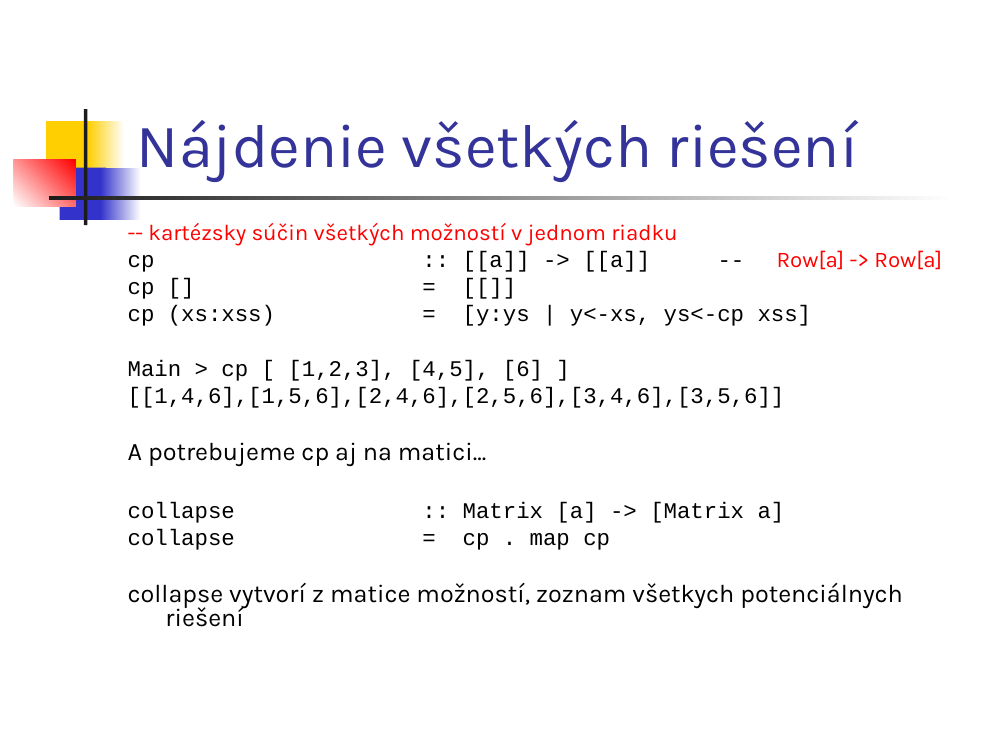
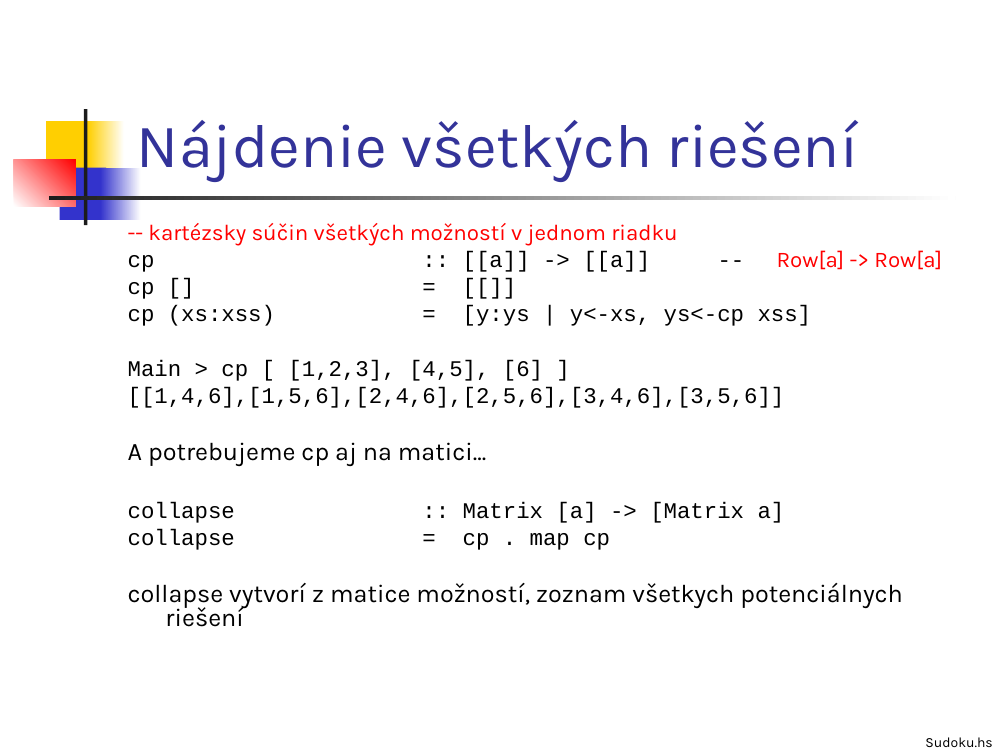
Before and after one commit to Funkcionalne/Prednasky, a slide deck: slide 16 of 04/04_fpro.ppt. Drawn at 1008x756 pixels with LibreOffice and Linux fonts; fonts in the diff are those of the drawing. Boxes give left, top, right and bottom in pixels: in the first picture for what was removed or moved away, otherwise in the second. Text is boxed around its words. In the diff, an @@ line names an element or a change of style, - is before the commit and + after.

```diff
--- a/04/04_fpro.ppt
+++ b/04/04_fpro.ppt
@@ text added at <box>925,737,992,747</box>, 10 pt, text #000000 @@
+Sudoku.hs
```
Also in this commit, not shown: 9 other slides changed, 1 other file.
